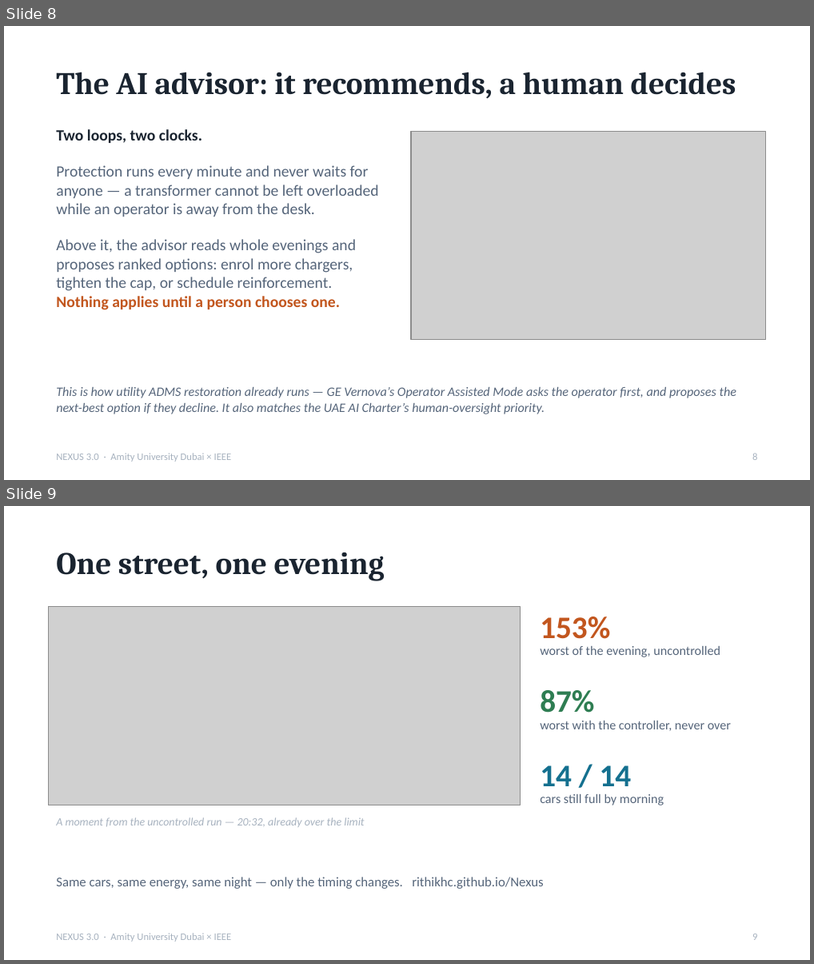
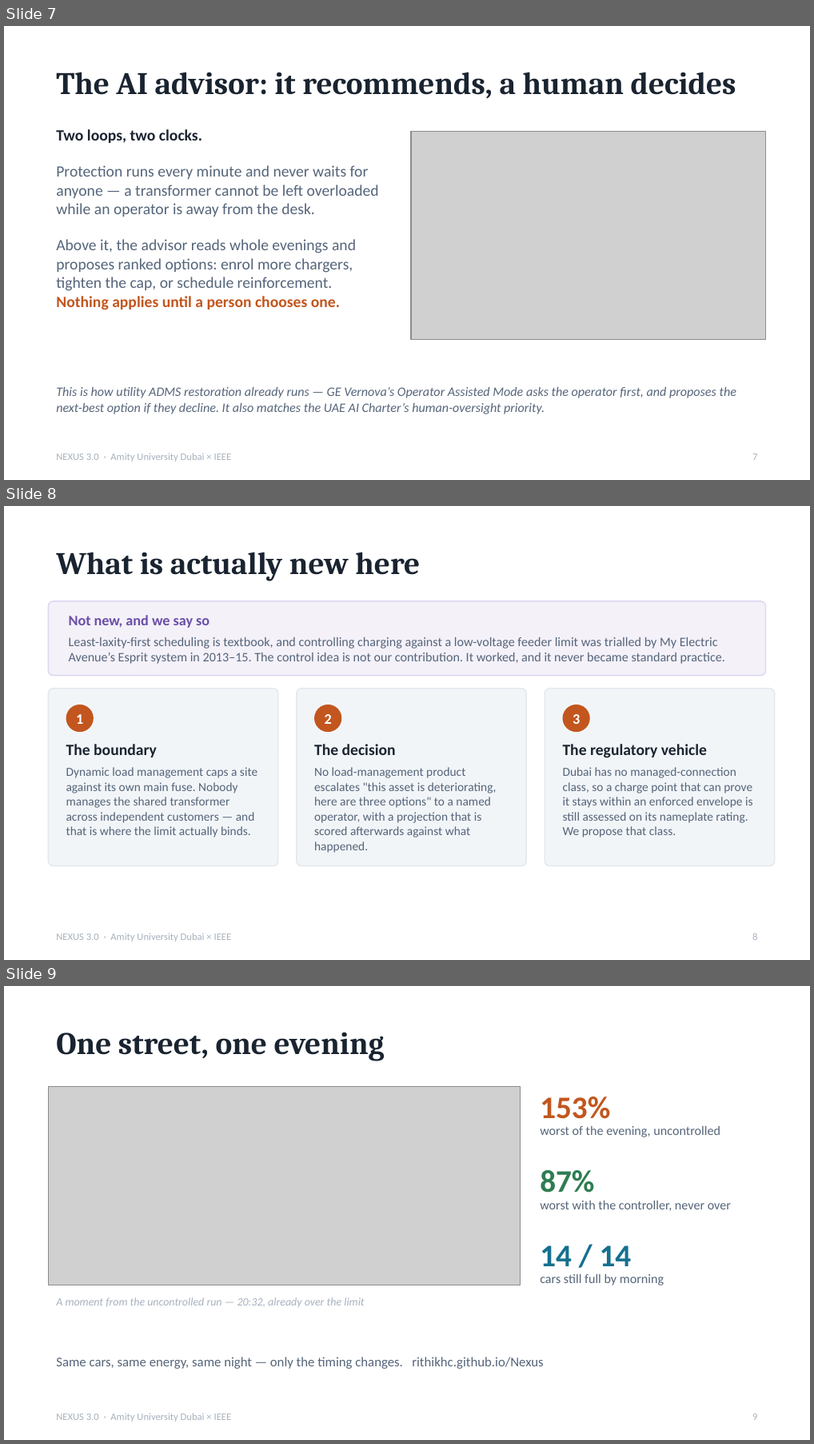
Before and after one commit to RithikhC/Nexus, a slide deck: deck/NEXUS-3.0-presentation.pptx. Shown one above the other, each under a label of ours: slides 8 and 9 before the commit, slides 7, 8 and 9 after it. The pictures are 814x964 and 814x1444 pixels, drawn with LibreOffice and Linux fonts; fonts in the diff are those of the drawing; grey boxes stand for pictures. Boxes give left, top, right and bottom in pixels: in the first picture for what was removed or moved away, otherwise in the second. Text is boxed around its words. In the diff, an @@ line names an element or a change of style, - is before the commit and + after.

```diff
--- a/deck/NEXUS-3.0-presentation.pptx
+++ b/deck/NEXUS-3.0-presentation.pptx
@@ slide 8 added at (4, 506, 810, 960), background #FFFFFF; not listed: 1 template element that a slide beside it also shows @@
@@ title added at (56, 552, 420, 581), 28 pt, text #1A2430, bold @@
+What is actually new here
@@ rounded rectangle added at (48, 601, 766, 676), fill #F4F1F9, outline #DDD6EF 1 pt @@
@@ text added at (69, 615, 210, 628), 13 pt, text #6B4FA8, bold @@
+Not new, and we say so
@@ text added at (69, 637, 726, 664), 11.5 pt, text #55657A @@
+Least-laxity-first scheduling is textbook, and controlling charging against a low-voltage feeder limit was trialled by My Electric Avenue’s Esprit system in 2013–15. The control idea is not our contribution. It worked, and it never became standard practice.
@@ rounded rectangle added at (48, 688, 278, 866), fill #F2F5F8, outline #E2E8EE 1 pt @@
@@ rounded rectangle added at (297, 688, 526, 866), fill #F2F5F8, outline #E2E8EE 1 pt @@
@@ rounded rectangle added at (545, 688, 775, 866), fill #F2F5F8, outline #E2E8EE 1 pt @@
@@ ellipse added at (66, 704, 94, 732), fill #C2561E @@
@@ text added at (76, 714, 83, 724), 13 pt, text #FFFFFF, bold @@
+1
@@ ellipse added at (314, 704, 342, 732), fill #C2561E @@
@@ text added at (325, 714, 332, 724), 13 pt, text #FFFFFF, bold @@
+2
@@ ellipse added at (563, 704, 590, 732), fill #C2561E @@
@@ text added at (573, 714, 580, 724), 13 pt, text #FFFFFF, bold @@
+3
@@ text added at (66, 744, 157, 757), 14 pt, text #1A2430, bold @@
+The boundary
@@ text added at (314, 744, 396, 755), 14 pt, text #1A2430, bold @@
+The decision
@@ text added at (563, 744, 707, 758), 14 pt, text #1A2430, bold @@
+The regulatory vehicle
@@ text added at (66, 767, 258, 837), 11 pt, text #55657A @@
+Dynamic load management caps a site against its own main fuse. Nobody manages the shared transformer across independent customers — and that is where the limit actually binds.
@@ text added at (314, 767, 497, 852), 11 pt, text #55657A @@
+No load-management product escalates "this asset is deteriorating, here are three options" to a named operator, with a projection that is scored afterwards against what happened.
@@ text added at (563, 767, 754, 837), 11 pt, text #55657A @@
+Dubai has no managed-connection class, so a charge point that can prove it stays within an enforced envelope is still assessed on its nameplate rating. We propose that class.
@@ page number added at (753, 932, 758, 940), 9 pt, text #A7B2BF @@
+8
@@ what was slide 8 is now slide 7 @@
@@ page number at (753, 453, 758, 460): text changed @@
-8
+7
```
Also in this commit, not shown: 1 slide changed, 1 slide removed, 2 other files.
